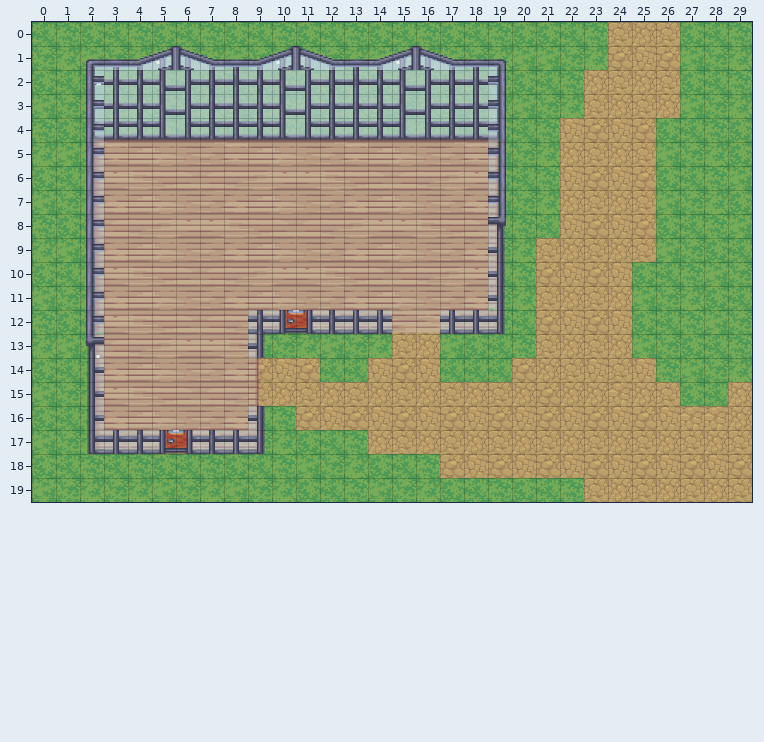
Level history. Tiled map (JSON): office.tmj. Above: the version before the commit.
Cells are 32x32 px. Shown: x 0..29, y 0..19.
Once edited:
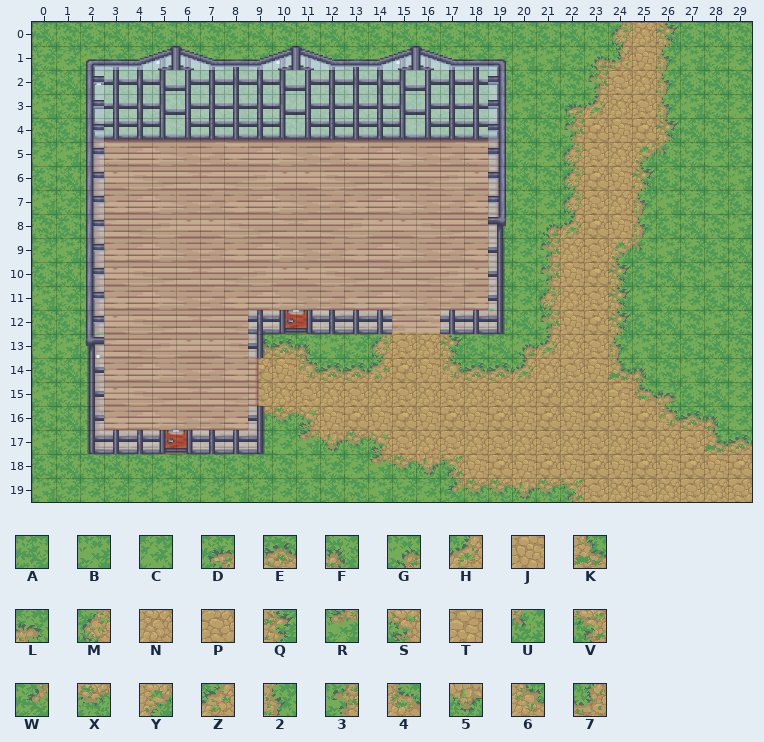
Key: from "Tilesets and props Demo": A 41, B 66, C 68, D 288, E 289, F 290, G 313, H 314, J 315, K 316, L 317, M 339, N 341, P 342, Q 343, R 365, S 366, T 367, U 369, V 391, W 392, X 393, Y 395, Z 418, 2 419, 3 420, 4 443, 5 445, 6 469, 7 470.
_ is an empty cell.
The edit:
layer "collisions" opacity 40% -> 100%
Layer "floor/floor2":
Tile J gives way to one hidden under a higher layer in row 14 at x 25.
Tile P gives way to one hidden under a higher layer in row 15 at x 26.
Tile T gives way to one hidden under a higher layer in row 16 at x 28.
Tile C replaces tile N in rows 15 to 16 at x 29.
Tile E replaces tile B in row 13 at x 9.
Tile X replaces tile A in row 16 at x 9.
Layer "floor/Calque de Tuiles 20":
Tile 2 is added in rows 1 to 3 at x 26; in rows 7 to 8 at x 25; in row 13 at x 24.
Tile 3 is added in row 2 at x 23; in row 4 at x 22; in rows 9 to 10 at x 21; in row 12 at x 21.
Tile 4 is added in row 15 at x 25.
Tile 5 is added in row 17 at x 12; in row 18 at x 16; in row 19 at x 20.
Tile 6 is added in row 14 at x 11 and 17; in row 16 at x 26.
Tile 7 is added in row 1 at x 24.
Tile D is added in row 3 at x 22.
Tile E is added in row 13 at x 10; in row 14 at x 12 to 13 and 18 to 19; in row 16 at x 27; in row 17 at x 29.
Tile F is added in row 13 at x 11; in row 14 at x 25; in row 16 at x 28.
Tile G is added in row 1 at x 23; in row 8 at x 21; in row 13 at x 20.
Tile H is added in row 3 at x 23; in row 8 at x 22; in row 13 at x 21; in row 14 at x 20.
Tile K is added in row 14 at x 24; in row 17 at x 28.
Tile L is added in row 15 at x 26.
Tile M is added in row 0 at x 24; in rows 5 to 7 at x 22; in row 11 at x 21; in row 13 at x 14.
Tile Q is added in row 0 at x 26; in row 4 at x 26; in row 6 at x 25; in rows 10 to 12 at x 24; in row 13 at x 17.
Tile R is added in row 17 at x 11; in row 18 at x 14.
Tile S is added in row 16 at x 11; in row 17 at x 14.
Tile U is added in row 5 at x 26; in row 9 at x 25.
Tile V is added in row 18 at x 17; in row 19 at x 22.
Tile W is added in row 19 at x 17.
Tile X is added in row 16 at x 10; in row 17 at x 13; in row 18 at x 15; in row 19 at x 18 to 19 and 21.
Tile Y is added in row 5 at x 25; in row 9 at x 24.
Tile Z is added in row 14 at x 14.
